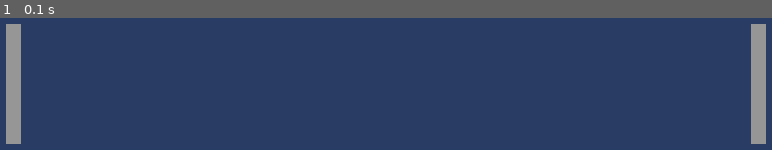
Above: before the commit, frame 1.
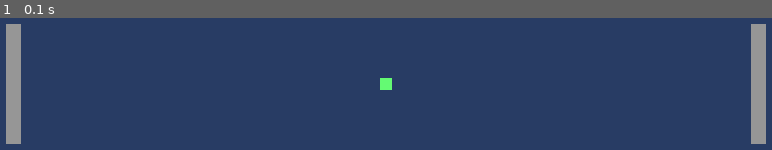
Above: after the commit, the same moment.

Repository: dyroga/pygame
Game: pygame game, started from pong/pong.py
Same seed, same stepped clock (60 frames per second), same inputs: the game is played once before the commit and once after it.
Inputs:
- Up to frame 1 (0.1 s): no input

The runs differ from the first frame. In frame 1, 0.1% of the frame differs, in the area x 49-51%, y 45-55%.

Commit message:
feat: pintamos la pelota en la posicion inicial

Diff:
--- a/pong/pong.py
+++ b/pong/pong.py
@@ -20,6 +20,13 @@
 ANCHO_JUGADOR2 = ANCHO_JUGADOR1
 MARGEN_JUGADOR2 = ANCHO_PANTALLA - MARGEN_JUGADOR - ANCHO_JUGADOR2
 COLOR_JUGADOR2 = COLOR_JUGADOR1
+
+# pelota (rectangulo)
+ALTO_PELOTA = 12
+ANCHO_PELOTA = ALTO_PELOTA
+Y_PELOTA = (ALTO_PANTALLA/2) - (ALTO_PELOTA/2)
+X_PELOTA = (ANCHO_PANTALLA - ANCHO_PELOTA) /2
+COLOR_PELOTA = (100, 250, 115)
 
 #############################################################################
 
@@ -60,6 +67,11 @@
             # pinto el jugador 2 a la derecha
             jugador2 = pygame.Rect(MARGEN_JUGADOR2, MARGEN, ANCHO_JUGADOR2, ALTO_JUGADOR2)
             pygame.draw.rect(self.pantalla, COLOR_JUGADOR2, jugador2)
+
+            #pintamos la pelota en el centro de la pantalla
+            pelota = pygame.Rect(X_PELOTA, Y_PELOTA, ANCHO_PELOTA, ALTO_PELOTA)
+            pygame.draw.rect(self.pantalla, COLOR_PELOTA, pelota)
+
             # 3 mostrar los cambios en la pantalla
             pygame.display.flip()
 
